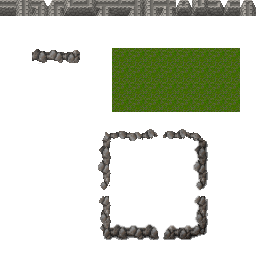
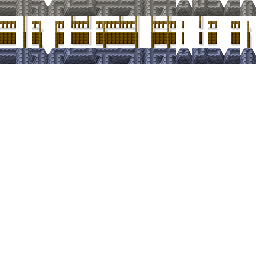
Comparing the layer stacks of the two 256 x 256 images. Changes:
added layer "Pasted Layer" above "Background" over <box>0,48,256,64</box>
painted on "Background" over <box>0,16,252,240</box>
